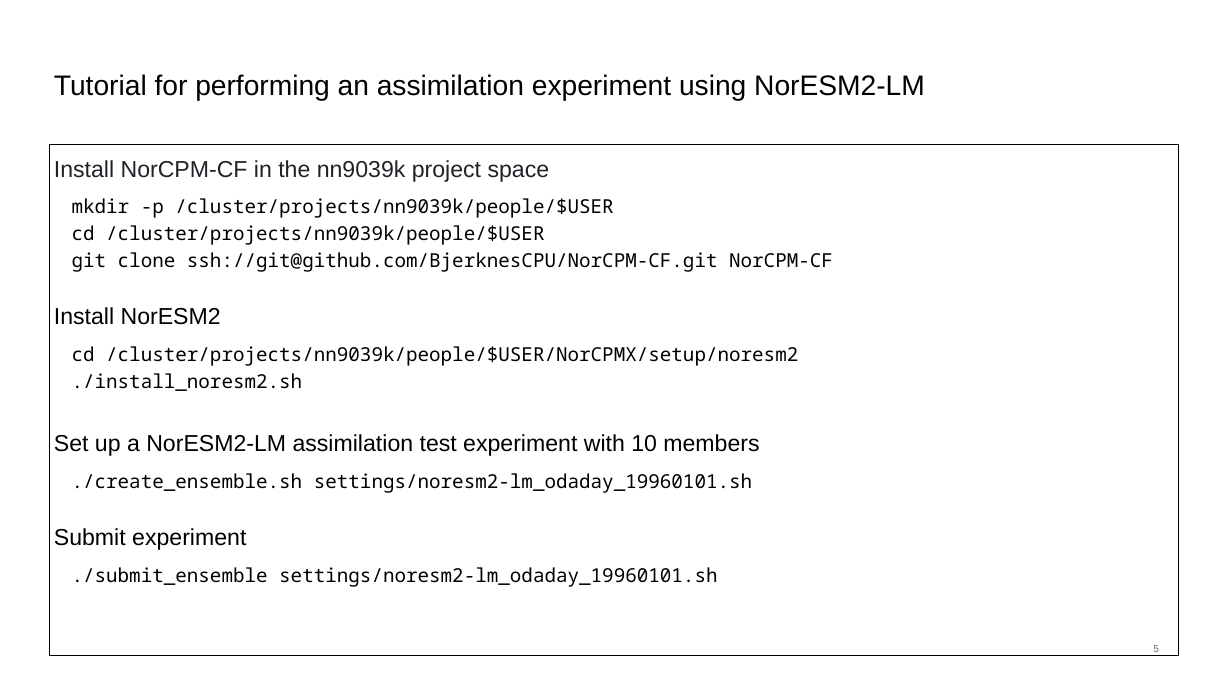
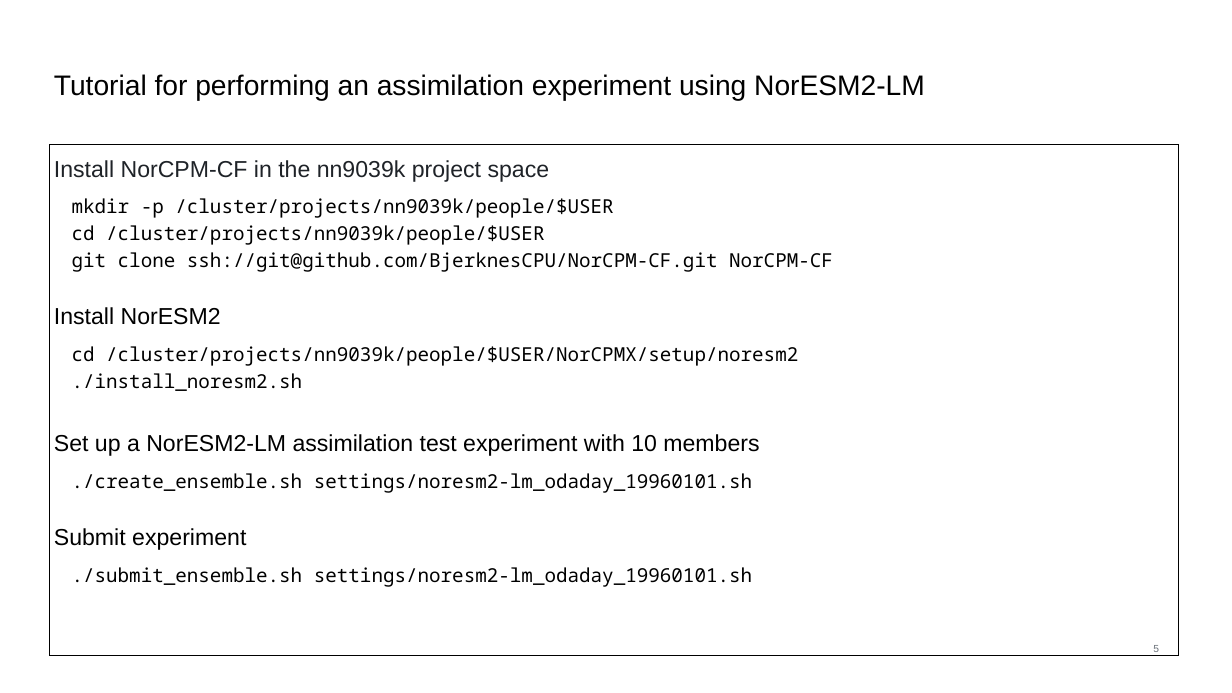
Before and after one commit to BjerknesCPU/NorCPM-CF, a slide deck: slide 5 of docs/NorCPM-CF_overview_20240904.pptx. Drawn at 1232x693 pixels with LibreOffice and Linux fonts; fonts in the diff are those of the drawing. Boxes give left, top, right and bottom in pixels: in the first picture for what was removed or moved away, otherwise in the second. Text is boxed around its words. In the diff, an @@ line names an element or a change of style, - is before the commit and + after.

```diff
--- a/docs/NorCPM-CF_overview_20240904.pptx
+++ b/docs/NorCPM-CF_overview_20240904.pptx
@@ text at [72, 567, 752, 587]: text changed @@
-  ./submit_ensemble settings/noresm2-lm_odaday_19960101.sh
+  ./submit_ensemble.sh settings/noresm2-lm_odaday_19960101.sh
```
Also in this commit, not shown: 1 other slide changed, 1 other file.
